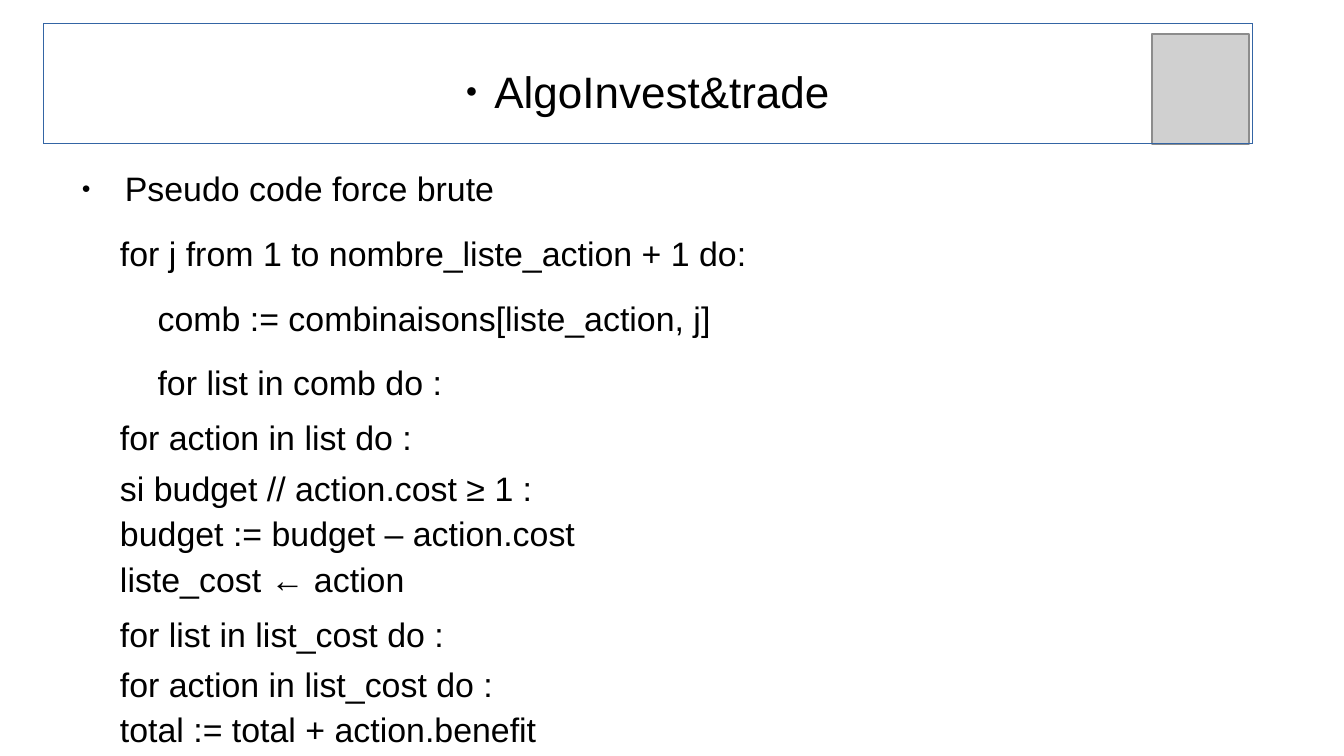
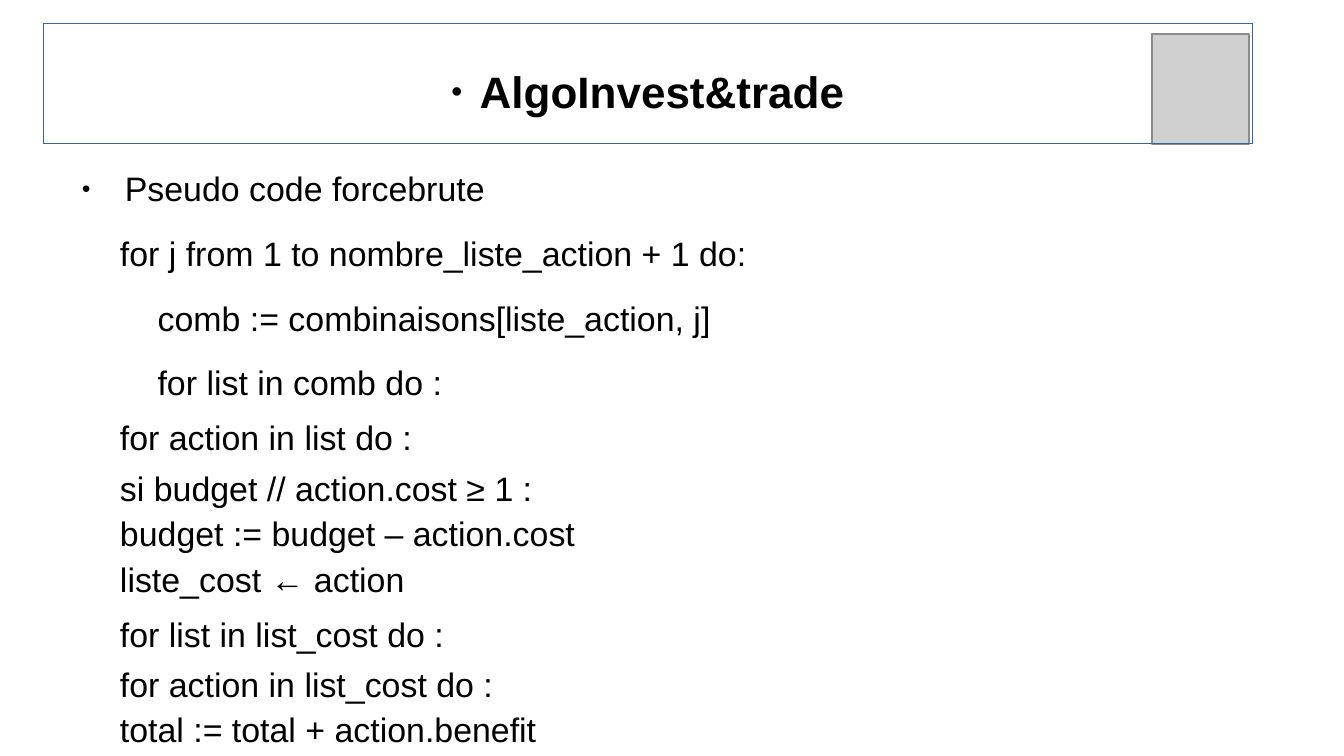
Before and after one commit to loic5015/P7_hernio_loic, a slide deck: slide 3 of presentation.odp. Drawn at 1344x756 pixels with LibreOffice and Linux fonts; fonts in the diff are those of the drawing; grey boxes stand for pictures. Boxes give left, top, right and bottom in pixels: in the first picture for what was removed or moved away, otherwise in the second. Text is boxed around its words. In the diff, an @@ line names an element or a change of style, - is before the commit and + after.

```diff
--- a/presentation.odp
+++ b/presentation.odp
@@ rectangle "AlgoInvest&trade" at [43,24,1253,144]: bold on @@
@@ text at [125,176,485,202]: spaces changed @@
-● Pseudo code force brute
+● Pseudo code forcebrute
```
Also in this commit, not shown: 6 other slides changed, 3 other files.
